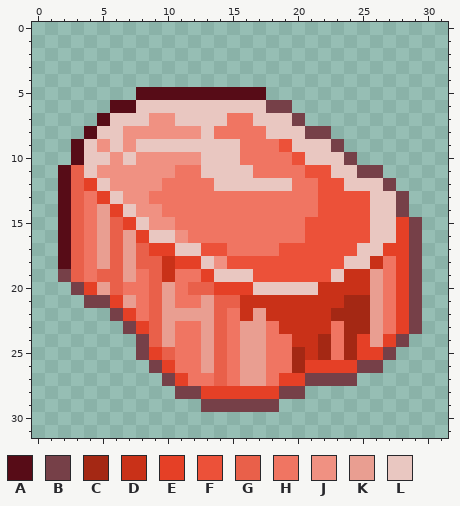
Pixel-art file: Assets/Sprites/elkmeat.aseprite. Above: the version before the commit.
32x32 pixels, 1 frame. Colours within 5 levels of each other are drawn and written as one.
Palette (. is transparent): A #570c17  B #764048  C #a42814  D #c93118  E #e54026  F #ec5139  G #e9604a  H #f07562  J #f09182  K #e99e91  L #e9c7c1
Pixels before, first column x 2:
 5 ......AAAAAAAAAA............
 6 ....AALLLLLLLLLLBB..........
 7 ...ALLLJJLLLLHHLLLB.........
 8 ..ALLJJJJJJLHHHHLLLBB.......
 9 .ALJLJLLLLLLLLHHHFLLLB......
10 .ALLJLJJJJJLLLHHHHFLLLB.....
11 AGLJJJJJJHHLLLLHHHHFFLLBB...
12 AGELJJJJHHHHLLLLLLHHFFLLLB..
13 AGHELJJHHHHHHHHHHHHHFFFFLLB.
14 AGHKELJJHHHHHHHHHHHHFFFFLLB.
15 AGHKGELJJHHHHHHHHHHFFFFFLLEB
16 AGHKGKELLJHHHHHHHHHFFFFFLLEB
17 AGHKGKGEELLFFHHHHFFFFFFLLEEB
18 AGHKGKGGDEELJFFFFFFFFFLLDHEB
19 BGHGGKHGDHHELLLFFFFFFLDDKHEB
20 .BEKGHHGKHGGEEELLLLLDDDDKHEB
21 ..BBEKHGKHHKGGDDDDDDDDCCKHEB
22 ....BEHGKKKKGHDKDDDDDCCCKHEB
23 .....BEGKHHKGHKKHDDDDHCCKHEB
24 ......BGKHHKGHKKHHDDCHCEKEB.
25 ......BEGHHKGHKKHHCDCHCEEB..
26 .......BEHHKGHKKHHCEEEEBB...
27 ........BEHHGHKKHEEBBBB.....
28 .........BBEEEEEEBB.........
29 ...........BBBBBB...........
The same view after the edit:
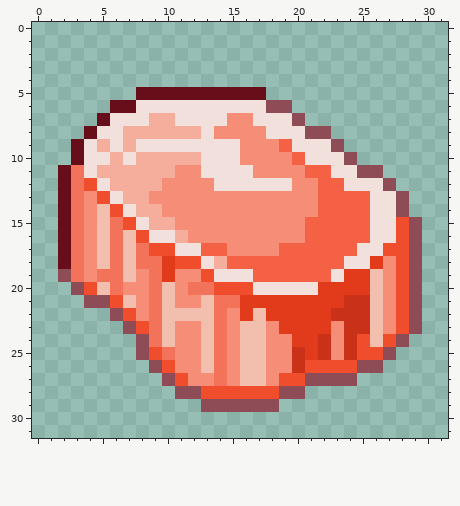
Change:
colour A: #570c17 -> #680e1b
colour B: #764048 -> #8e4d56
colour C: #a42814 -> #c93118
colour D: #c93118 -> #e13b1c
colour E: #e54026 -> #f04d2d
colour F: #ec5139 -> #f46144
colour G: #e9604a -> #f27359
colour H: #f07562 -> #f68d76
colour J: #f09182 -> #f6ae9c
colour K: #e99e91 -> #f2beae
colour L: #e9c7c1 -> #f2e0dc
